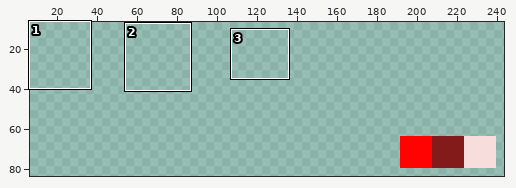
Two states of a sprite sheet, development/assets/textures/tiles.png. Above, an overview of the earlier version with the close-up marked.
Close-up. Before:
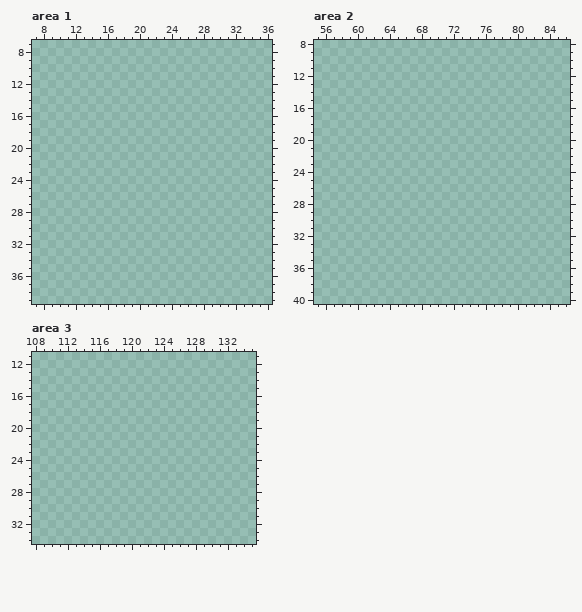
The file is 320x128 pixels. Colours within 5 levels of each other are drawn and written as one. Shown: area 1: x 7..36, y 7..39; area 2: x 55..86, y 8..40; area 3: x 108..135, y 11..34. The old version is drawn lined up with the new one. The wide view leaves out empty margins.
Now the later version:
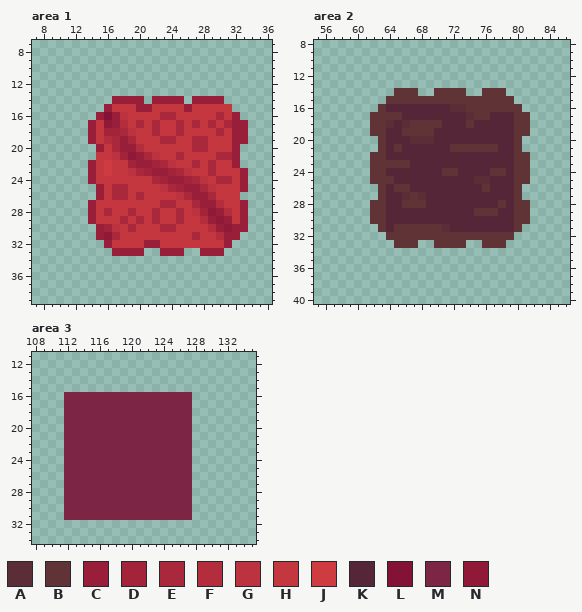
Palette (. is transparent): A #5b2d37  B #603337  C #991e39  D #a2233a  E #aa283c  F #b32d3d  G #bc323e  H #c5373f  J #ce3c41  K #552638  L #841236  M #7d2544  N #901938
The exact change:
whole drawing moved by +192,+64 (the old picture is shown already moved)
Changed rows in their new state; - is an unchanged pixel.
Area 1:
first column x 14:
14 ---CCCC-CCCC-CCCC---
15 --CHHHCCHHHHCHHHHH--
16 -CLCGHHHHEEHHHHHEHC-
17 CHNCFHEHEHHEHEHEHECC
18 CHDDEGHHEHHEHHHHEHCC
19 CHFECEHHHEEHHEEHHHCC
20 -CHECCFHHHHHHEEHHHC-
21 -HHGDNCEGHHEHHHHEEC-
22 CHJHHDCCDEGHHEHEHHC-
23 CHJHHGEDCCDEGHHEHHHC
24 CHHHHHHHEDCCDEGHEEHC
25 -CHEEHHHHGEDCCEGHHHC
26 -CHEEHEHHHHGECCEHHH-
27 CHHHHHHHHEEHHECCFHHC
28 CHEHHEHHEHHEHGDNCFHC
29 CHHHEHEHEHHEHHFCNCHC
30 -CDGHEHHHEEHHHHFCNCC
31 -CNEHHHHHHHHHEHHFCC-
32 --CHHHHCCHHHHHHHHC--
33 ---CCCC--CCC--CCC---
Area 2:
first column x 62:
14 ---BBB--BBBB--BBB---
15 --BBBBBBBBBBBBBBBB--
16 -BKKKKKKKKAABBBBBBB-
17 BBBBKKKKKKKKABBKKKBB
18 BBAKABBBBKKKBKKKKKBB
19 BBKKBBBBKKKKKKKKKKBB
20 -BKKKAAAKKKKKKKKKKB-
21 -BKBKKKKKKBBBBBBKKB-
22 BBKKKKKKKKKKKKKKKKBB
23 BBBBBKKKKKKKKKKKKKBB
24 BBKKKKKKKBBKKKKBBKBB
25 BBBKKKKKKKKKKAAKKKBB
26 -BKBBKKKKKKKKKBKKKB-
27 -BKKABAKKKKKKKKKKKB-
28 BBKKBBBKKKKKKKKKBKBB
29 BBKKKKKKKKKKKBBBKKBB
30 BBKKKKKKKKKKKKKKKKBB
31 -BKBBBBBBAKKKKKKKKB-
32 --BBBBBBBBBBBBBBBB--
33 ---BBB--BBBB--BBB---
Area 3:
first column x 112:
16 MMMMMMMMMMMMMMMM
17 MMMMMMMMMMMMMMMM
18 MMMMMMMMMMMMMMMM
19 MMMMMMMMMMMMMMMM
20 MMMMMMMMMMMMMMMM
21 MMMMMMMMMMMMMMMM
22 MMMMMMMMMMMMMMMM
23 MMMMMMMMMMMMMMMM
24 MMMMMMMMMMMMMMMM
25 MMMMMMMMMMMMMMMM
26 MMMMMMMMMMMMMMMM
27 MMMMMMMMMMMMMMMM
28 MMMMMMMMMMMMMMMM
29 MMMMMMMMMMMMMMMM
30 MMMMMMMMMMMMMMMM
31 MMMMMMMMMMMMMMMM
Where, in picture pixels (left, top, right, bottom), the same in both close-ups:
added: (88, 96, 248, 256)
added: (370, 88, 530, 248)
added: (64, 392, 192, 520)
